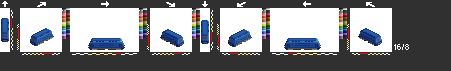
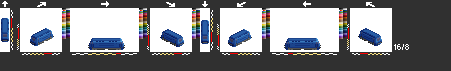
Revision of a layered (451, 71) image; what changed, layer by layer:
painted on "ea" over [38, 38, 374, 50]
